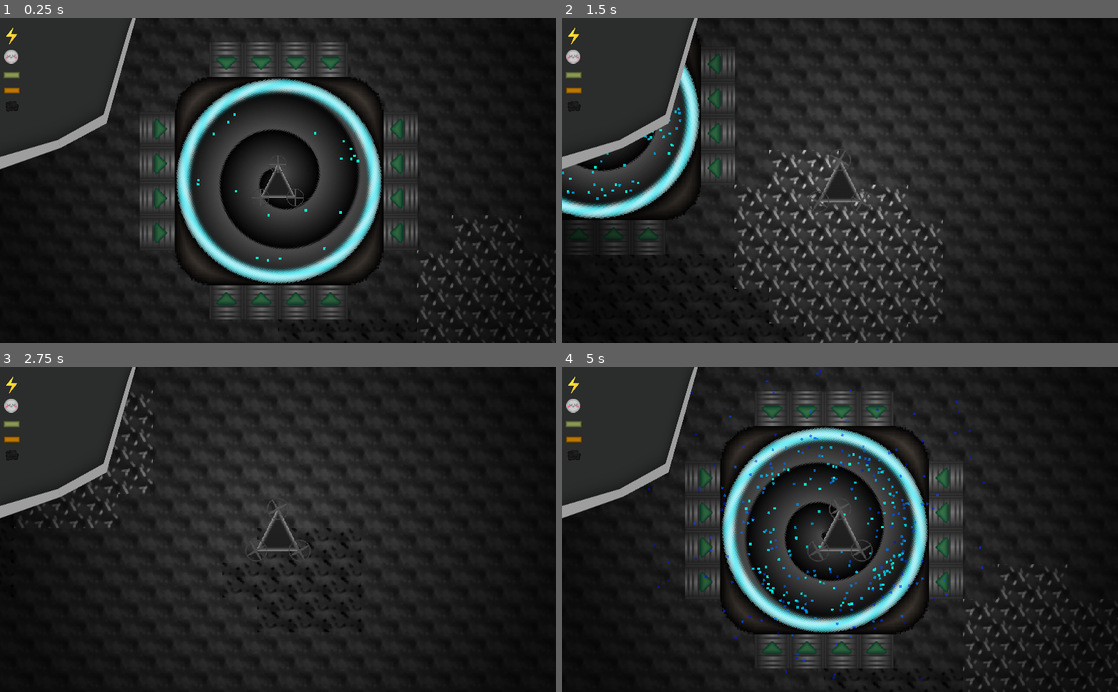
Above: before the commit, frames 1-4 (two rows, left to right).
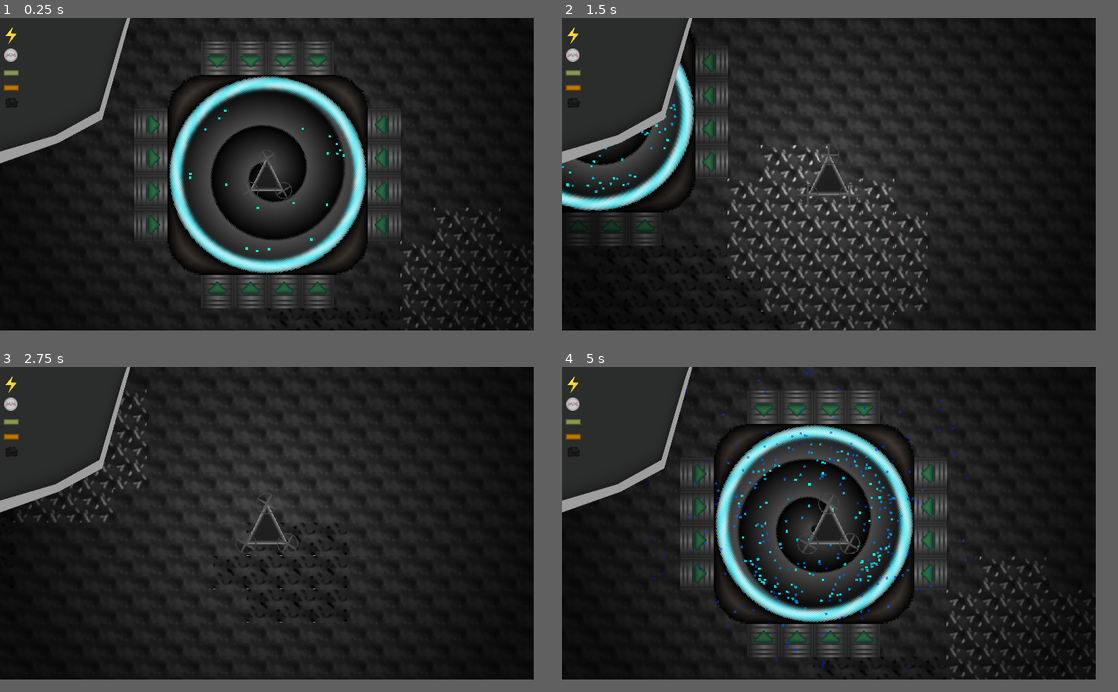
Above: after the commit, the same moments.

Repository: jean730/CPB2-project
Game: Godot game, scene res://Game.tscn
Two runs of this game, one before a commit and one after it. Both use one fixed random seed, a clock stepped at 60 frames per second and the inputs below.
Inputs (mouse positions are in pixels of both pictures, inside the frame that each line leads up to):
- Up to frame 1 (0.25 s): no input
- Up to frame 2 (1.5 s): move the mouse to (962, 164) at 0.52 s; hold Right 0.53-1.28 s; hold Right mouse button (delete) 0.53-1.28 s; click (962, 164) at 0.67 s; move the mouse to (728, 196) at 1.27 s; hold Down from 1.28 s (still down); tap Shift (dezoom) at 1.35 s; click (728, 196) at 1.42 s
- Up to frame 3 (2.75 s): move the mouse to (333, 458) at 2.02 s; release Down at 2.03 s; press the mouse at (333, 458) at 2.03 s; hold Right from 2.03 s (still down)
- Up to frame 4 (5 s): move the mouse to (812, 594) at 2.77 s; release Right at 2.78 s; release the mouse at (812, 594) at 2.78 s; hold Up 2.78-3.53 s; right-click (812, 594) at 2.85 s; click (812, 594) at 2.92 s; move the mouse to (1006, 578) at 3.52 s; hold Shift (dezoom) 3.53-4.28 s; hold Left from 3.53 s (still down); click (1006, 578) at 3.67 s; move the mouse to (673, 480) at 4.27 s; click (673, 480) at 4.35 s
In our replay, the window is 800x468 before the commit and 768x450 after it. These sizes can differ from the game's own. Grey fills any space a smaller window leaves; there, only what the larger window draws over its background counts as a difference.

The runs differ from the first frame. In frame 1, 22% of the frame differs, in the area x 0-100%, y 0-100%; in frame 2, 13%; in frame 3, 4.6%; in frame 4, 22%.

Commit message:
logo+fond

Diff:
--- a/Forge.gd
+++ b/Forge.gd
@@ -59,9 +59,7 @@
 					ressource_instance.Type.IRON_ORE:
 						ingredients=Vector2(ressource_instance.Type.IRON_ORE,1)
 						product = ressource_instance.Type.IRON_INGOT
-				print(product,ingredients)
 			if area.type==ingredients[0]:
 				area.queue_free()
-				print(area.type)
 				ingredients_counter+=1
 				$RichTextLabel.bbcode_text="[center]"+str(ingredients_counter)+"[/center]"
--- a/Game.gd
+++ b/Game.gd
@@ -9,9 +9,6 @@
 var speedMultiplier = 1
 var powerMultiplier = 1
 # Called when the node enters the scene tree for the first time.
-
-
-
-# Called every frame. 'delta' is the elapsed time since the previous frame.
-#func _process(delta):
-#	pass
+func _ready():
+	get_tree().set_screen_stretch(SceneTree.STRETCH_MODE_2D,  SceneTree.STRETCH_ASPECT_KEEP, Vector2(1024,600),1)
+	pass
--- a/Player.gd
+++ b/Player.gd
@@ -148,7 +148,7 @@
 		get_parent().speedMultiplier = min(1+0.1*get_parent().get_node("Ressources").get_ressources("coins"),10)
 		get_parent().powerMultiplier = 1+0.1*get_parent().get_node("Ressources").get_ressources("coins")
 	if menu_enabled:
-		if $menu.position.y>225:
+		if $menu.position.y>230:
 			$menu.position.y-=1000*delta
 	else:
 		if $menu.position.y<375:
@@ -219,7 +219,5 @@
 					selected_building=Building_type.CHAIR
 					get_node("menu/machine_list/Selector").scale=Vector2(1,1.8)
 					get_node("menu/machine_list/Selector").position=Vector2(367,387)
-			print(pos.x)
 			if selected_building != null:
 				get_node("menu/machine_list/Selector").set_visible(true)
-		print(selected_building)
--- a/Player.tscn
+++ b/Player.tscn
@@ -70,7 +70,6 @@
 scale = Vector2( 0.8, 0.8 )
 frames = SubResource( 4 )
 animation = "New Anim"
-frame = 1
 playing = true
 
 [node name="Light2D" type="Light2D" parent="."]
--- a/Ressources.gd
+++ b/Ressources.gd
@@ -1,7 +1,7 @@
 extends Node
 
 
-var energy=0
+var energy=100000000
 var storage = {
 	"ORE_1":150,
 	"ORE_2":20,
--- a/map.gd
+++ b/map.gd
@@ -14,8 +14,8 @@
 	noise.octaves = 1
 	noise.period = 10.0
 	noise.persistence = 0.2
-	for x in range(-300,300):
-		for y in range(-300,300):
+	for x in range(-500,500):
+		for y in range(-500,500):
 			if noise.get_noise_3d(x,y,0)>0.6:
 				self.set_cell(x,y,2)
 			elif noise.get_noise_3d(x,y,1000)>0.6:
--- a/project.godot
+++ b/project.godot
@@ -46,13 +46,15 @@
 
 config/name="projet CPB2"
 run/main_scene="res://Game.tscn"
-boot_splash/image="res://loading.png"
-boot_splash/fullsize=false
+boot_splash/image="res://fond.png"
 config/icon="res://icon.png"
 
 [display]
 
-window/vsync/use_vsync=false
+window/size/width=1920
+window/size/height=1080
+window/size/borderless=true
+window/size/fullscreen=true
 window/stretch/mode="2d"
 window/stretch/aspect="keep"
 
@@ -85,5 +87,7 @@
 
 [rendering]
 
-quality/filters/msaa=1
+2d/options/use_nvidia_rect_flicker_workaround=true
+quality/filters/use_nearest_mipmap_filter=true
+quality/filters/msaa=2
 environment/default_environment="res://default_env.tres"
Not shown, changed: export_presets.cfg
Binary file added: fond.png
Binary file changed: icon.png
